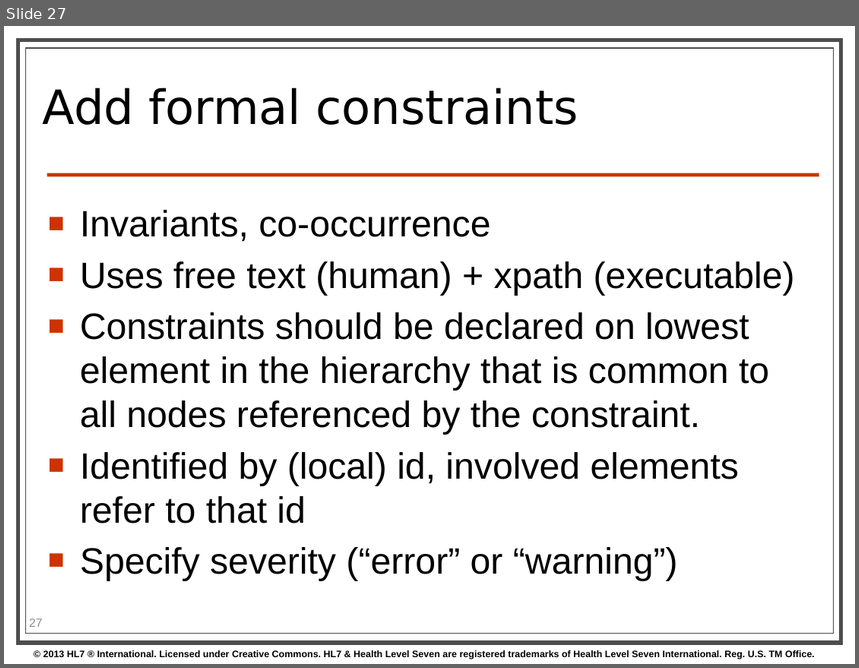
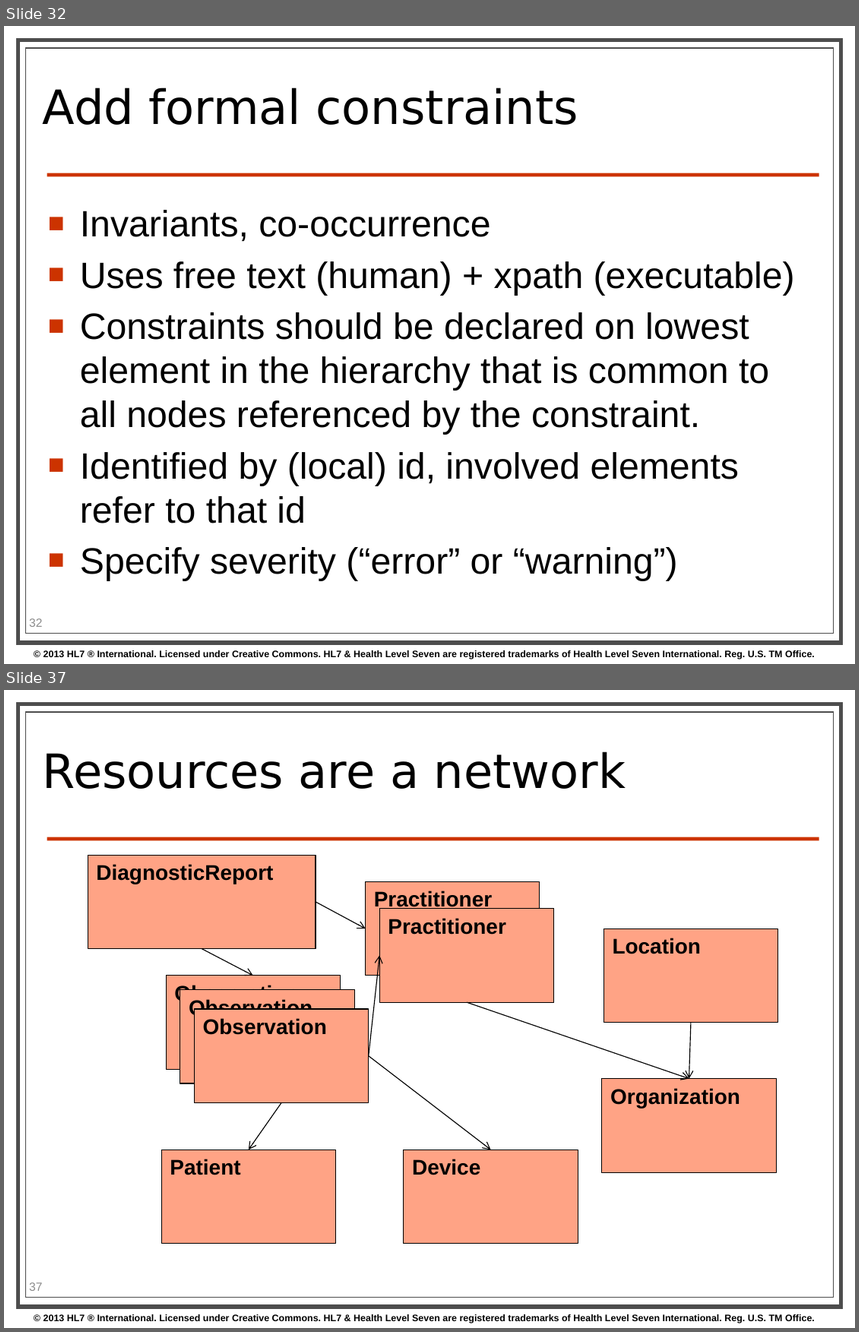
Before and after one commit to kevinpeterson/fhir, a slide deck: presentations/2014-01 Tutorials/201401 - San Antonio - Profiling FHIR.pptx. Shown one above the other, each under a label of ours: slide 27 before the commit, slides 32 and 37 after it; the slides between them are not shown. The pictures are 859x668 and 859x1332 pixels, drawn with LibreOffice and Linux fonts; fonts in the diff are those of the drawing; background and template pictures are left out. Boxes give left, top, right and bottom in pixels: in the first picture for what was removed or moved away, otherwise in the second. Text is boxed around its words. In the diff, an @@ line names an element or a change of style, - is before the commit and + after.

```diff
--- a/presentations/2014-01 Tutorials/201401 - San Antonio - Profiling FHIR.pptx
+++ b/presentations/2014-01 Tutorials/201401 - San Antonio - Profiling FHIR.pptx
@@ slide 37 added at (x1=4, y1=690, x2=855, y2=1328), background #FFFFFF; not listed: 4 template elements that a slide beside it also shows @@
@@ title added at (x1=43, y1=752, x2=626, y2=789), 40 pt, text #000000 @@
+Resources are a network
@@ rectangle added at (x1=88, y1=855, x2=316, y2=948), fill #FFA385, outline #000000 0.75 pt, 18 pt, text #000000, bold @@
+DiagnosticReport
@@ rectangle added at (x1=366, y1=882, x2=541, y2=975), fill #FFA385, outline #000000 0.75 pt, 18 pt, text #000000, bold @@
+Practitioner
@@ arrow added from (316, 902) to (366, 929), #000000 0.75 pt @@
@@ rectangle added at (x1=379, y1=909, x2=554, y2=1002), fill #FFA385, outline #000000 0.75 pt, 18 pt, text #000000, bold @@
+Practitioner
@@ rectangle added at (x1=604, y1=929, x2=778, y2=1023), fill #FFA385, outline #000000 0.75 pt, 18 pt, text #000000, bold @@
+Location
@@ arrow added from (202, 948) to (253, 976), #000000 0.75 pt @@
@@ arrow added from (368, 1056) to (379, 955), #000000 0.75 pt @@
@@ rectangle added at (x1=166, y1=976, x2=340, y2=1070), fill #FFA385, outline #000000 0.75 pt, 18 pt, text #000000, bold @@
+Observation
@@ rectangle added at (x1=180, y1=989, x2=354, y2=1083), fill #FFA385, outline #000000 0.75 pt, 18 pt, text #000000, bold @@
+Observation
@@ arrow added from (467, 1002) to (690, 1079), #000000 0.75 pt @@
@@ rectangle added at (x1=195, y1=1009, x2=369, y2=1103), fill #FFA385, outline #000000 0.75 pt, 18 pt, text #000000, bold @@
+Observation
@@ arrow added from (691, 1023) to (690, 1079), #000000 0.75 pt @@
@@ arrow added from (368, 1056) to (491, 1150), #000000 0.75 pt @@
@@ rectangle added at (x1=602, y1=1079, x2=777, y2=1173), fill #FFA385, outline #000000 0.75 pt, 18 pt, text #000000, bold @@
+Organization
@@ arrow added from (281, 1103) to (248, 1150), #000000 0.75 pt @@
@@ rectangle added at (x1=161, y1=1150, x2=336, y2=1243), fill #FFA385, outline #000000 0.75 pt, 18 pt, text #000000, bold @@
+Patient
@@ rectangle added at (x1=404, y1=1150, x2=579, y2=1243), fill #FFA385, outline #000000 0.75 pt, 18 pt, text #000000, bold @@
+Device
@@ page number added at (x1=29, y1=1283, x2=42, y2=1291), 10 pt, text #8C8C8C @@
+37
@@ what was slide 27 is now slide 32 @@
@@ page number at (x1=29, y1=619, x2=42, y2=627): text changed @@
-27
+32
```
Also in this commit, not shown: 5 slides changed, 10 other slides added, 2 slides removed.
